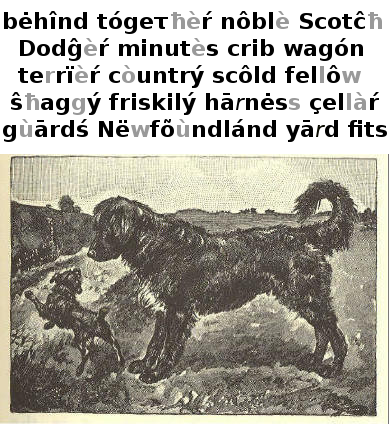
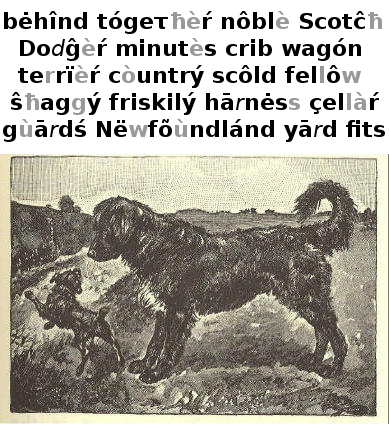
Comparing the layer stacks of the two 389x424 images. Changes:
painted on "bėhînd tógeτħèŕ nôblè Scotĉħ ..." over [50, 38, 387, 142]
